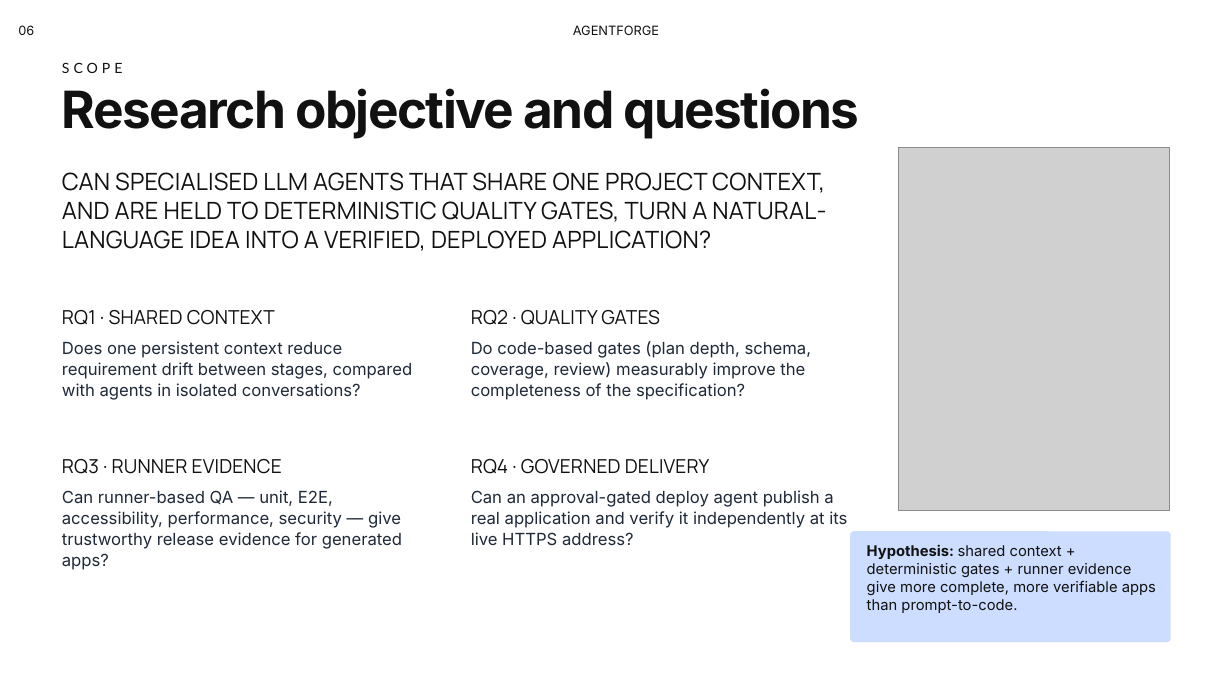
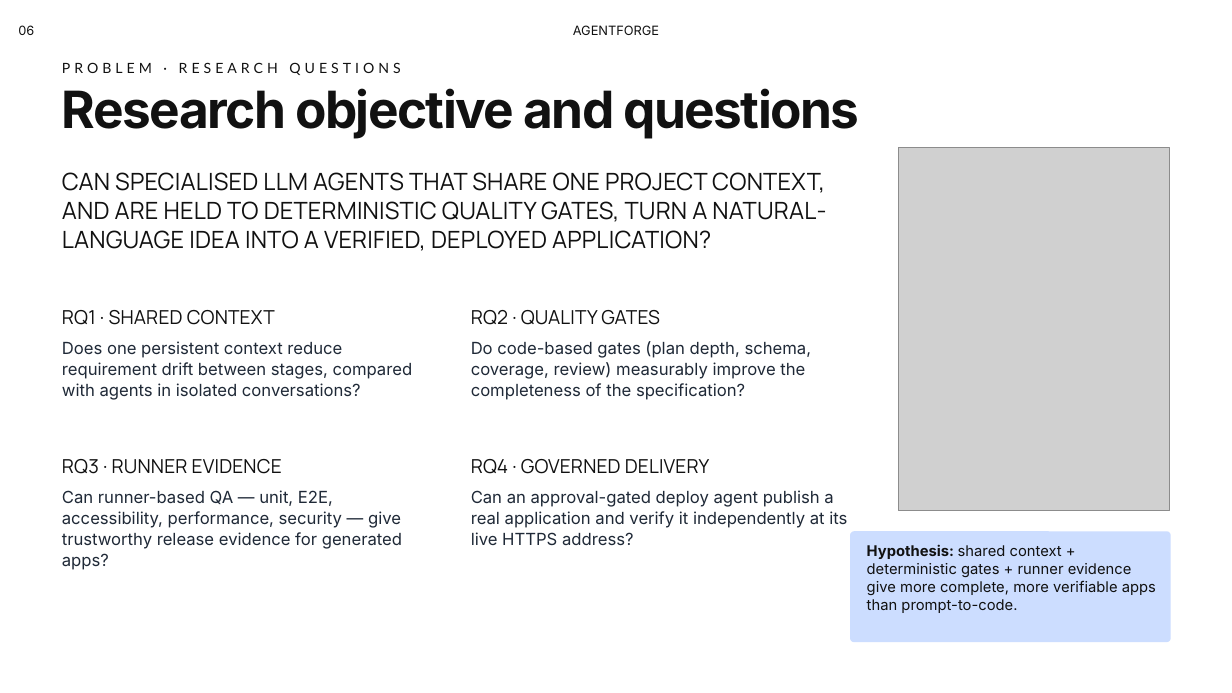
Before and after one commit to Ravindu200232/agentforge-studio, a slide deck: slide 6 of docs/presentation/AgentForge-PP2.pptx. Drawn at 1232x693 pixels with LibreOffice and Linux fonts; fonts in the diff are those of the drawing; grey boxes stand for pictures; background and template pictures are left out. Boxes give left, top, right and bottom in pixels: in the first picture for what was removed or moved away, otherwise in the second. Text is boxed around its words. In the diff, an @@ line names an element or a change of style, - is before the commit and + after.

```diff
--- a/docs/presentation/AgentForge-PP2.pptx
+++ b/docs/presentation/AgentForge-PP2.pptx
@@ text at (62,62,400,75): text changed @@
-SCOPE
+PROBLEM · RESEARCH QUESTIONS
```
Also in this commit, not shown: 17 other slides changed.
